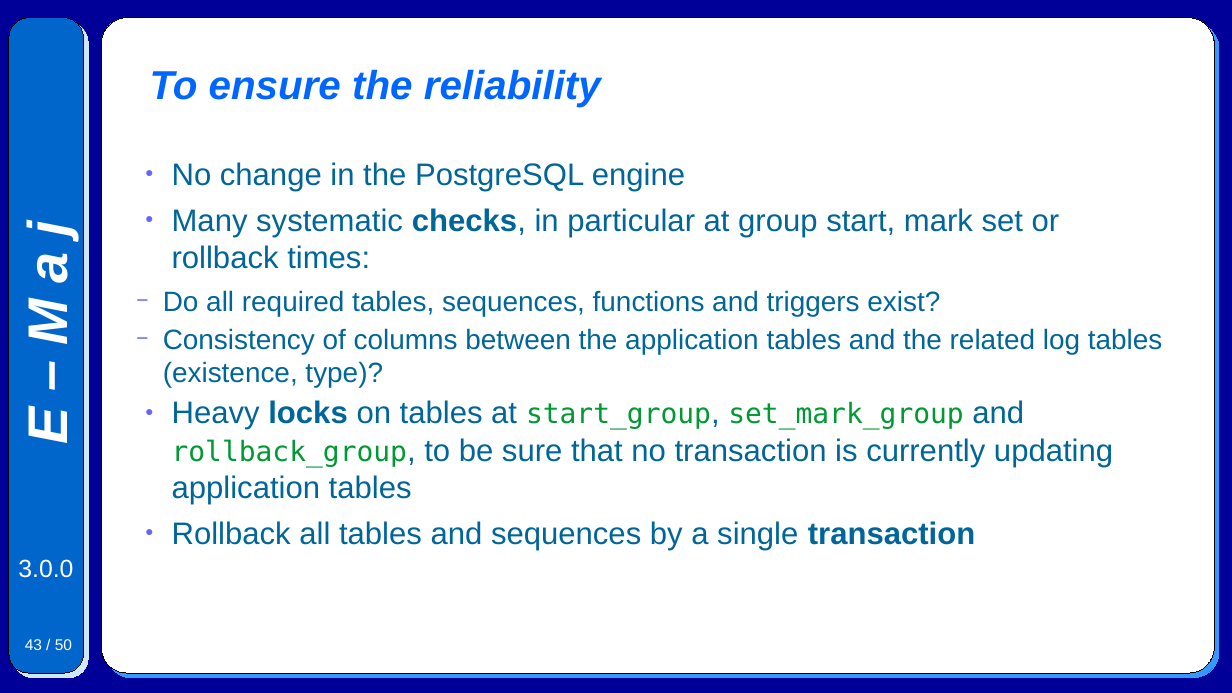
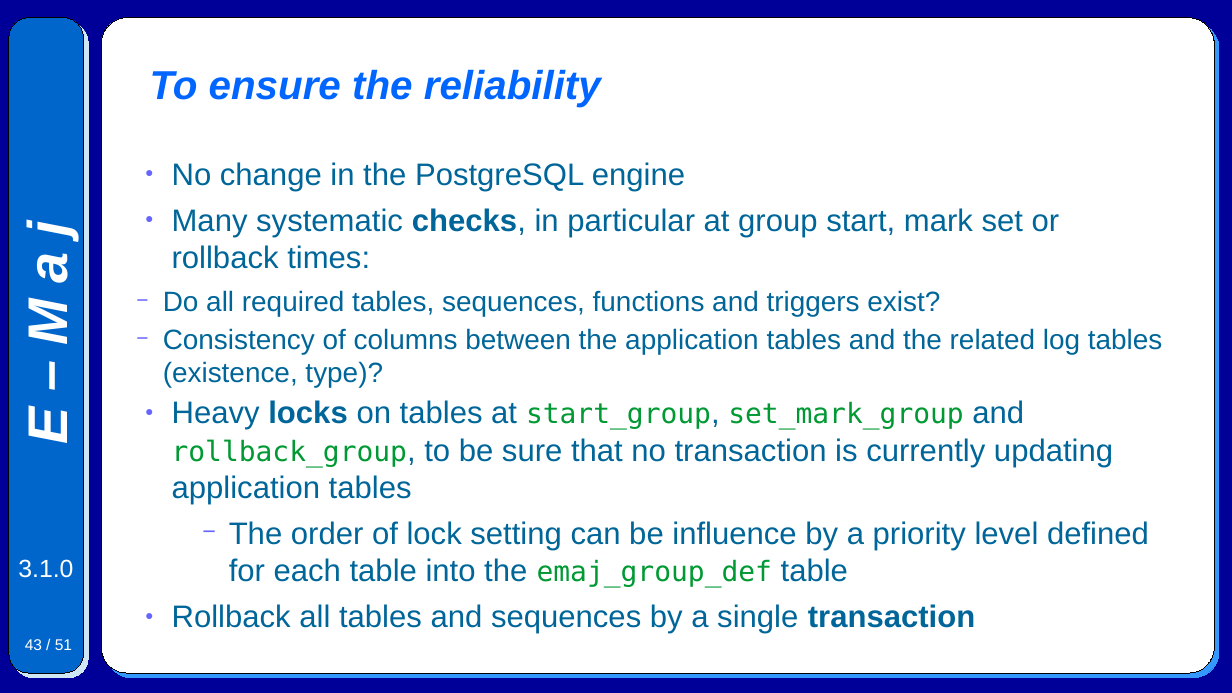
Before and after one commit to beaud76/emaj_doc, a slide deck: slide 43 of Emaj.devel_pres_en.odp. Drawn at 1232x693 pixels with LibreOffice and Linux fonts; fonts in the diff are those of the drawing. Boxes give left, top, right and bottom in pixels: in the first picture for what was removed or moved away, otherwise in the second. Text is boxed around its words. In the diff, an @@ line names an element or a change of style, - is before the commit and + after.

```diff
--- a/Emaj.devel_pres_en.odp
+++ b/Emaj.devel_pres_en.odp
@@ text at [229, 521, 1149, 587]: paragraph added @@
+  − The order of lock setting can be influence by a priority level defined for each table into the emaj_group_def table
@@ text at [18, 559, 73, 578]: text changed @@
-3.0.0
+3.1.0
@@ page number at [25, 639, 72, 650]: text changed @@
-43 / 50
+43 / 51
```
Also in this commit, not shown: 45 other slides changed, 1 slide added, 6 other files.
